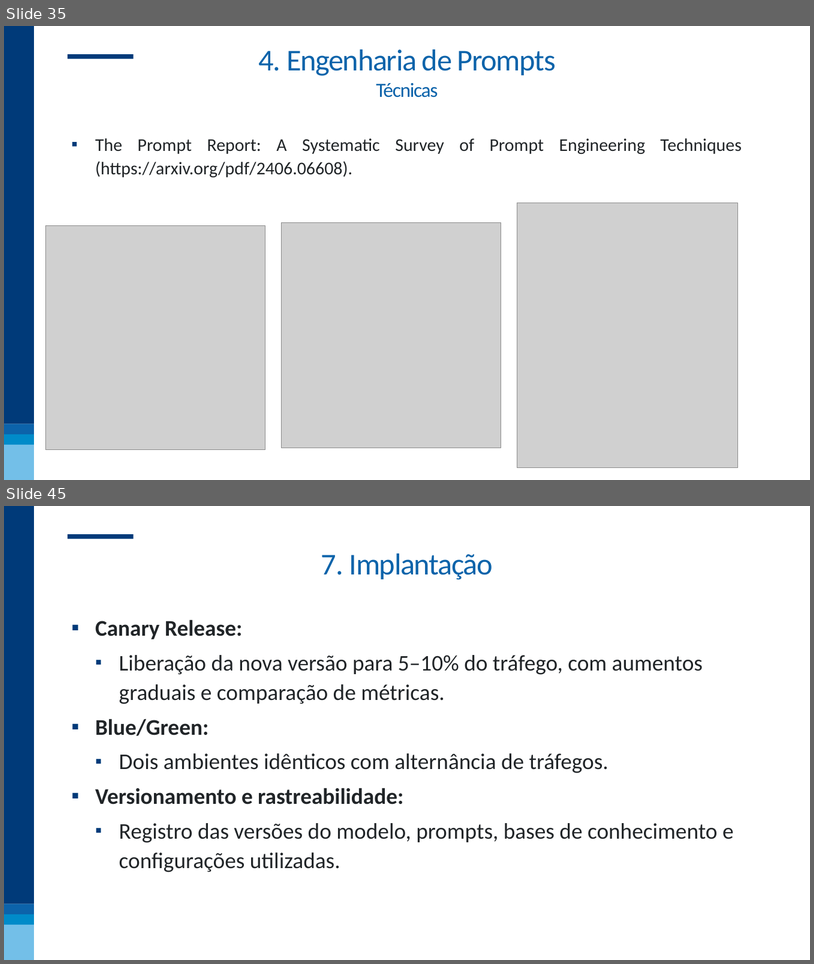
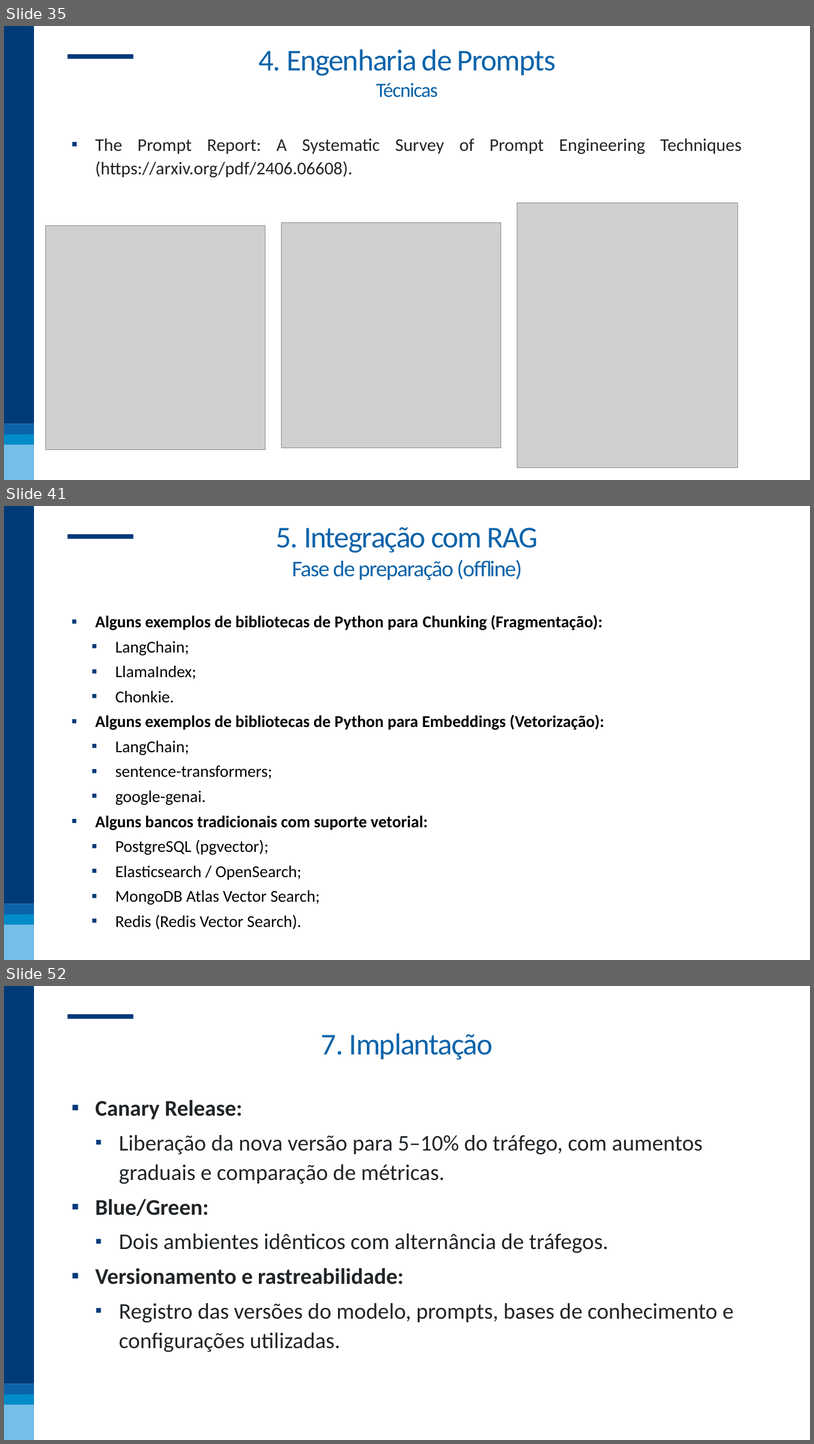
Before and after one commit to nogueira-cavalcante/FGV, a slide deck: MLOps - incorporando soluções aos processos de negócio/apresentações/02 - LLMOps.pptx. Shown one above the other, each under a label of ours: slides 35 and 45 before the commit, slides 35, 41 and 52 after it; the slides between them are not shown. The pictures are 814x964 and 814x1444 pixels, drawn with LibreOffice and Linux fonts; fonts in the diff are those of the drawing; grey boxes stand for pictures; background and template pictures are left out. Boxes give left, top, right and bottom in pixels: in the first picture for what was removed or moved away, otherwise in the second. Text is boxed around its words. In the diff, an @@ line names an element or a change of style, - is before the commit and + after.

```diff
--- a/MLOps - incorporando soluções aos processos de negócio/apresentações/02 - LLMOps.pptx
+++ b/MLOps - incorporando soluções aos processos de negócio/apresentações/02 - LLMOps.pptx
@@ slide 41 added at [4,506,810,960], background #FFFFFF; not listed: 5 template elements that a slide beside it also shows @@
@@ text added at [276,527,539,580], 40 pt, text #0C63AA @@
+5. Integração com RAG
+Fase de preparação (offline)
@@ text added at [95,615,605,929], 29.6 pt, text #000000 @@
+▪ Alguns exemplos de bibliotecas de Python para Chunking (Fragmentação):
+  ▪ LangChain;
+  ▪ LlamaIndex;
+  ▪ Chonkie.
+▪ Alguns exemplos de bibliotecas de Python para Embeddings (Vetorização):
+  ▪ LangChain;
+  ▪ sentence-transformers;
+  ▪ google-genai.
+▪ Alguns bancos tradicionais com suporte vetorial:
+  ▪ PostgreSQL (pgvector);
+  ▪ Elasticsearch / OpenSearch;
+  ▪ MongoDB Atlas Vector Search;
+  ▪ Redis (Redis Vector Search).
@@ what was slide 45 is now slide 52 @@
```
Also in this commit, not shown: 10 slides changed, 7 other slides added, 1 slide removed, 2 other files.
